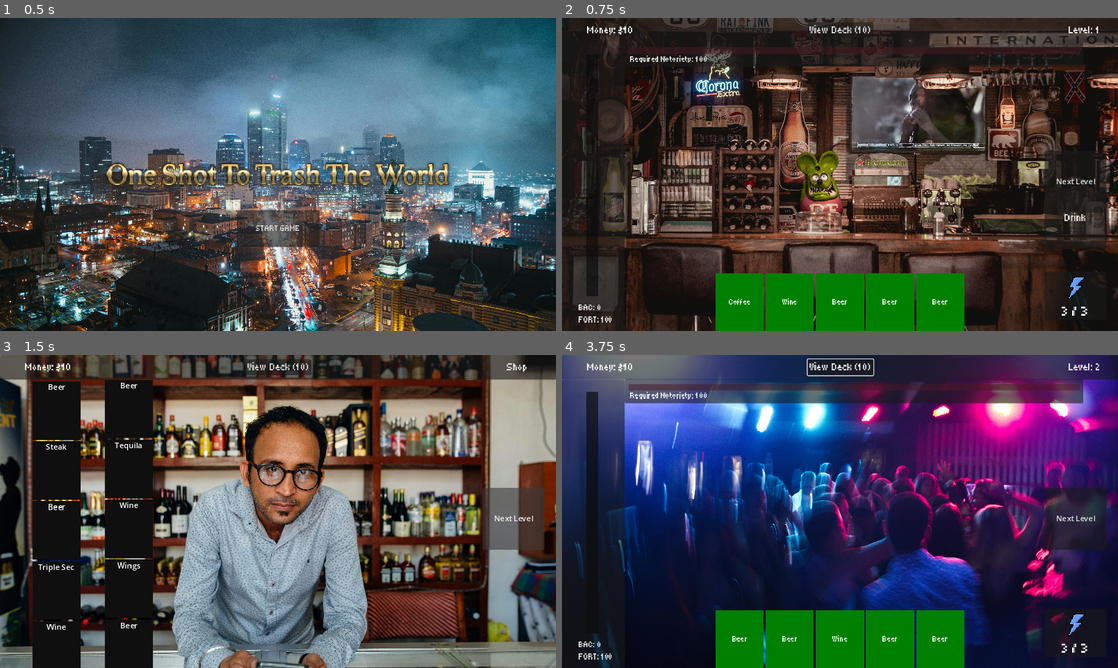
Above: before the commit, frames 1-4 (two rows, left to right).
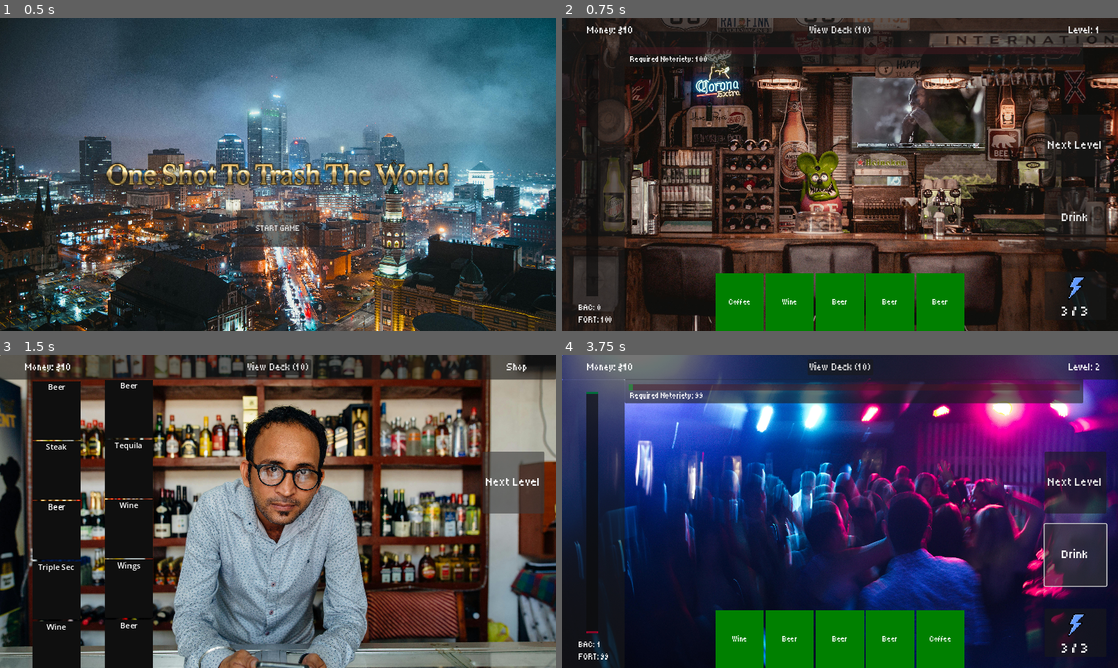
Above: after the commit, the same moments.

Repository: TreSmith/JameGamGameJam
Game: Godot game, scene res://Scenes/UI/main_menu.tscn
The game is run twice, just before and just after one commit, with the same random seed, the same clock (stepped at 60 frames per second) and the same inputs.
Inputs (mouse positions are in pixels of both pictures, inside the frame that each line leads up to):
- Up to frame 1 (0.5 s): no input
- Up to frame 2 (0.75 s): click "START GAME" at 0.5 s
- Up to frame 3 (1.5 s): click "Next Level" at 1.25 s
- Up to frame 4 (3.75 s): click "Next Level" at 2 s; click "View Deck (10)" at 2.75 s; click (1073, 555) at 3.5 s, where only the run after the commit has a clickable "Drink"

Frame 1 is identical in both runs. In frame 2, 0.7% of the frame differs, in the area x 86-98%, y 31-65%; in frame 3, 1.9%; in frame 4, 3.0%, in the area x 4-99%, y 1-98%.

Commit message:
more ui adjustments

Diff:
--- a/Scenes/Levels/level_2.tscn
+++ b/Scenes/Levels/level_2.tscn
@@ -7,6 +7,7 @@
 [ext_resource type="PackedScene" path="res://Scenes/Components/hand.tscn" id="4_pb1wq"]
 [ext_resource type="PackedScene" uid="uid://c14ljwaxio8v4" path="res://Scenes/UI/energy_ui.tscn" id="5_c83qu"]
 [ext_resource type="PackedScene" uid="uid://cwvokrs86ax4x" path="res://Scenes/UI/notoriety.tscn" id="5_iem2d"]
+[ext_resource type="PackedScene" uid="uid://7puib21iekv0" path="res://Scenes/UI/end_turn.tscn" id="6_48vim"]
 [ext_resource type="PackedScene" uid="uid://borgwftef6nl5" path="res://Scenes/UI/player_bars.tscn" id="6_shp4r"]
 
 [sub_resource type="RectangleShape2D" id="RectangleShape2D_v6bjm"]
@@ -38,8 +39,11 @@
 [node name="menu_bar" parent="UI_Layer" instance=ExtResource("3_tosjd")]
 
 [node name="Energy_UI" parent="UI_Layer" instance=ExtResource("5_c83qu")]
+unique_name_in_owner = true
 
 [node name="NextLevel_UI" parent="UI_Layer" instance=ExtResource("3_gtfh0")]
+
+[node name="EndTurn_UI" parent="UI_Layer" instance=ExtResource("6_48vim")]
 
 [node name="Hand" parent="UI_Layer" instance=ExtResource("4_pb1wq")]
 unique_name_in_owner = true
@@ -51,4 +55,5 @@
 unique_name_in_owner = true
 
 [connection signal="next_level" from="UI_Layer/NextLevel_UI" to="." method="_on_next_level_ui_next_level"]
+[connection signal="end_turn" from="UI_Layer/EndTurn_UI" to="." method="_on_end_turn_ui_end_turn"]
 [connection signal="change_energy" from="UI_Layer/Hand" to="." method="_on_hand_change_energy"]
--- a/Scenes/Levels/level_3.tscn
+++ b/Scenes/Levels/level_3.tscn
@@ -7,6 +7,7 @@
 [ext_resource type="PackedScene" path="res://Scenes/Components/hand.tscn" id="4_np0ak"]
 [ext_resource type="PackedScene" uid="uid://cwvokrs86ax4x" path="res://Scenes/UI/notoriety.tscn" id="5_0tqst"]
 [ext_resource type="PackedScene" uid="uid://c14ljwaxio8v4" path="res://Scenes/UI/energy_ui.tscn" id="5_33vk4"]
+[ext_resource type="PackedScene" uid="uid://7puib21iekv0" path="res://Scenes/UI/end_turn.tscn" id="6_ehfvw"]
 [ext_resource type="PackedScene" uid="uid://borgwftef6nl5" path="res://Scenes/UI/player_bars.tscn" id="6_phiha"]
 
 [sub_resource type="RectangleShape2D" id="RectangleShape2D_1a146"]
@@ -38,8 +39,11 @@
 [node name="menu_bar" parent="UI_Layer" instance=ExtResource("3_bbir8")]
 
 [node name="Energy_UI" parent="UI_Layer" instance=ExtResource("5_33vk4")]
+unique_name_in_owner = true
 
 [node name="NextLevel_UI" parent="UI_Layer" instance=ExtResource("3_aiwgx")]
+
+[node name="EndTurn_UI" parent="UI_Layer" instance=ExtResource("6_ehfvw")]
 
 [node name="Hand" parent="UI_Layer" instance=ExtResource("4_np0ak")]
 unique_name_in_owner = true
@@ -51,4 +55,5 @@
 unique_name_in_owner = true
 
 [connection signal="next_level" from="UI_Layer/NextLevel_UI" to="." method="_on_next_level_ui_next_level"]
+[connection signal="end_turn" from="UI_Layer/EndTurn_UI" to="." method="_on_end_turn_ui_end_turn"]
 [connection signal="change_energy" from="UI_Layer/Hand" to="." method="_on_hand_change_energy"]
--- a/Scenes/Levels/level_4.tscn
+++ b/Scenes/Levels/level_4.tscn
@@ -8,6 +8,7 @@
 [ext_resource type="PackedScene" uid="uid://c14ljwaxio8v4" path="res://Scenes/UI/energy_ui.tscn" id="5_lcesk"]
 [ext_resource type="PackedScene" uid="uid://cwvokrs86ax4x" path="res://Scenes/UI/notoriety.tscn" id="5_rjhhf"]
 [ext_resource type="PackedScene" uid="uid://borgwftef6nl5" path="res://Scenes/UI/player_bars.tscn" id="6_fxrfo"]
+[ext_resource type="PackedScene" uid="uid://7puib21iekv0" path="res://Scenes/UI/end_turn.tscn" id="6_sxmqh"]
 
 [sub_resource type="RectangleShape2D" id="RectangleShape2D_onq6v"]
 size = Vector2(1147, 449)
@@ -38,8 +39,11 @@
 [node name="menu_bar" parent="UI_Layer" instance=ExtResource("3_bprfg")]
 
 [node name="Energy_UI" parent="UI_Layer" instance=ExtResource("5_lcesk")]
+unique_name_in_owner = true
 
 [node name="NextLevel_UI" parent="UI_Layer" instance=ExtResource("3_vwa8l")]
+
+[node name="EndTurn_UI" parent="UI_Layer" instance=ExtResource("6_sxmqh")]
 
 [node name="Hand" parent="UI_Layer" instance=ExtResource("4_8r7w8")]
 unique_name_in_owner = true
@@ -51,4 +55,5 @@
 unique_name_in_owner = true
 
 [connection signal="next_level" from="UI_Layer/NextLevel_UI" to="." method="_on_next_level_ui_next_level"]
+[connection signal="end_turn" from="UI_Layer/EndTurn_UI" to="." method="_on_end_turn_ui_end_turn"]
 [connection signal="change_energy" from="UI_Layer/Hand" to="." method="_on_hand_change_energy"]
--- a/Scenes/Levels/level_5.tscn
+++ b/Scenes/Levels/level_5.tscn
@@ -6,6 +6,7 @@
 [ext_resource type="PackedScene" uid="uid://ca0k0j0evguft" path="res://Scenes/UI/next_level.tscn" id="3_qc7gi"]
 [ext_resource type="PackedScene" path="res://Scenes/Components/hand.tscn" id="4_p7vef"]
 [ext_resource type="PackedScene" uid="uid://cwvokrs86ax4x" path="res://Scenes/UI/notoriety.tscn" id="5_xnvwa"]
+[ext_resource type="PackedScene" uid="uid://7puib21iekv0" path="res://Scenes/UI/end_turn.tscn" id="6_ivktx"]
 [ext_resource type="PackedScene" uid="uid://borgwftef6nl5" path="res://Scenes/UI/player_bars.tscn" id="6_q3pkv"]
 [ext_resource type="PackedScene" uid="uid://c14ljwaxio8v4" path="res://Scenes/UI/energy_ui.tscn" id="8_teykg"]
 
@@ -38,8 +39,11 @@
 [node name="menu_bar" parent="UI_Layer" instance=ExtResource("3_iqqmg")]
 
 [node name="Energy_UI" parent="UI_Layer" instance=ExtResource("8_teykg")]
+unique_name_in_owner = true
 
 [node name="NextLevel_UI" parent="UI_Layer" instance=ExtResource("3_qc7gi")]
+
+[node name="EndTurn_UI" parent="UI_Layer" instance=ExtResource("6_ivktx")]
 
 [node name="Hand" parent="UI_Layer" instance=ExtResource("4_p7vef")]
 unique_name_in_owner = true
@@ -51,4 +55,5 @@
 unique_name_in_owner = true
 
 [connection signal="next_level" from="UI_Layer/NextLevel_UI" to="." method="_on_next_level_ui_next_level"]
+[connection signal="end_turn" from="UI_Layer/EndTurn_UI" to="." method="_on_end_turn_ui_end_turn"]
 [connection signal="change_energy" from="UI_Layer/Hand" to="." method="_on_hand_change_energy"]
--- a/Scenes/UI/end_turn.tscn
+++ b/Scenes/UI/end_turn.tscn
@@ -24,7 +24,7 @@
 grow_horizontal = 2
 grow_vertical = 2
 theme = ExtResource("2_wef6x")
-theme_override_font_sizes/font_size = 20
+theme_override_font_sizes/font_size = 25
 text = "Drink"
 
 [connection signal="pressed" from="EndTurn" to="." method="_on_end_turn_pressed"]
--- a/Scenes/UI/next_level.tscn
+++ b/Scenes/UI/next_level.tscn
@@ -1,6 +1,7 @@
-[gd_scene load_steps=2 format=3 uid="uid://ca0k0j0evguft"]
+[gd_scene load_steps=3 format=3 uid="uid://ca0k0j0evguft"]
 
 [ext_resource type="Script" path="res://Scripts/UI/next_level.gd" id="1_8sx43"]
+[ext_resource type="Theme" uid="uid://cfoqgywdsmi8h" path="res://Themes/main_theme.tres" id="2_5d4dp"]
 
 [node name="NextLevel_UI" type="Control"]
 layout_mode = 3
@@ -8,9 +9,9 @@
 anchor_right = 1.0
 anchor_bottom = 1.0
 offset_left = 1000.0
-offset_top = 275.0
+offset_top = 200.0
 offset_right = -24.0
-offset_bottom = -245.0
+offset_bottom = -320.0
 grow_horizontal = 2
 grow_vertical = 2
 script = ExtResource("1_8sx43")
@@ -22,6 +23,8 @@
 anchor_bottom = 1.0
 grow_horizontal = 2
 grow_vertical = 2
+theme = ExtResource("2_5d4dp")
+theme_override_font_sizes/font_size = 25
 text = "Next Level"
 
 [connection signal="pressed" from="NextLevel" to="." method="_on_next_level_pressed"]
--- a/Scripts/UI/energy_ui.gd
+++ b/Scripts/UI/energy_ui.gd
@@ -6,4 +6,4 @@
 	update_label()
 
 func update_label():
-	energy_count.text = str(GameManager.Current_Energy) + " / " + str(GameManager.Energy)
+	energy_count.text = str(GameManager.Current_Energy) + " / " + str(GameManager.BASE_ENERGY)
--- a/Scripts/level_script.gd
+++ b/Scripts/level_script.gd
@@ -18,6 +18,7 @@
 	menu_bar.update_labels()
 
 func _on_next_level_ui_next_level():
+	hand.delete_hand()
 	SceneManager.next_level()
 	GameManager.resetLevel()
 
Not shown, added: Assets/cardsprite.png.import
Not shown: 1 places in Scenes/Levels/level_1.tscn that only renumber resources
Not shown: 1 places in Scenes/Levels/level_2.tscn that only renumber resources
Not shown: 1 places in Scenes/Levels/level_3.tscn that only renumber resources
Not shown: 1 places in Scenes/Levels/level_4.tscn that only renumber resources
Not shown: 1 places in Scenes/Levels/level_5.tscn that only renumber resources
Not shown: 1 places in Scenes/Levels/shop.tscn that only renumber resources
